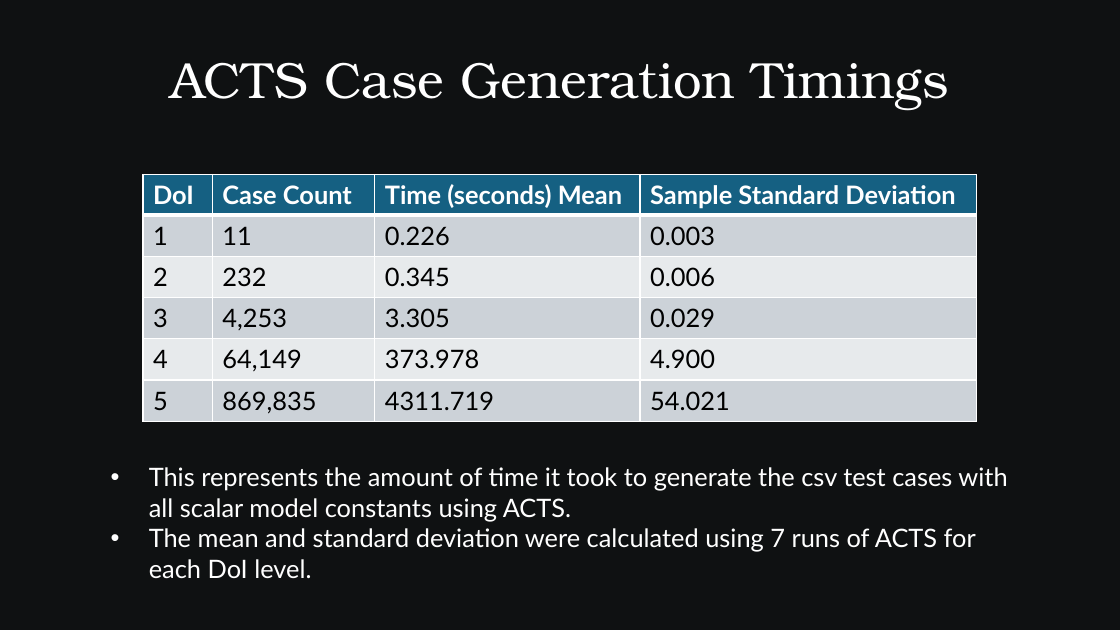
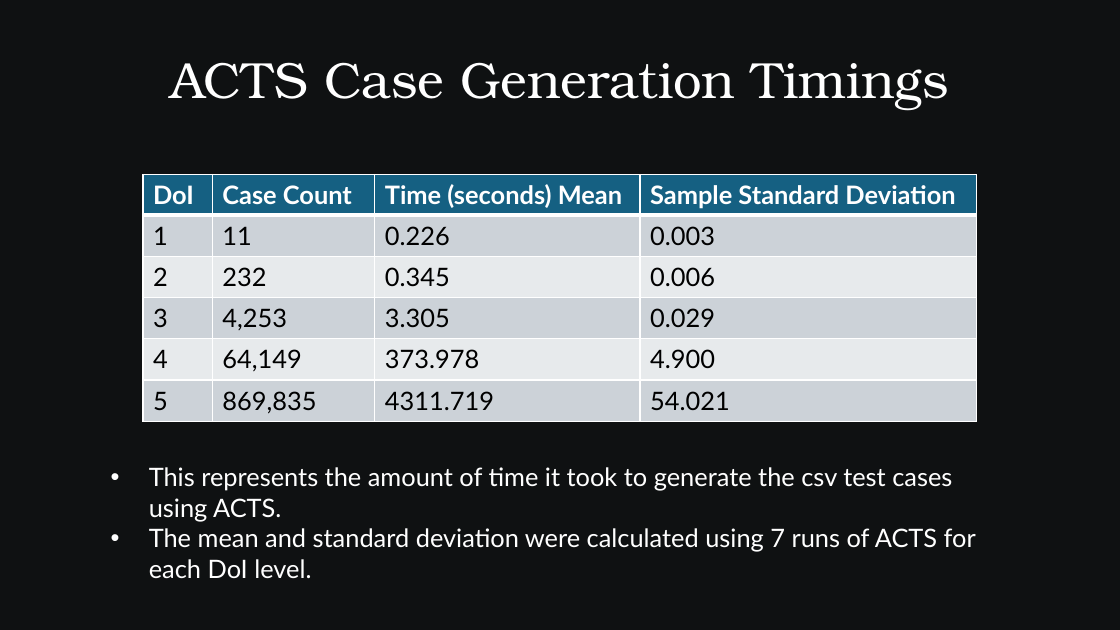
Before and after one commit to SamAllen06/lake_temp_work, a slide deck: slide 40 of documentation/for_collaborators/AnalysisOverview.pptx. Drawn at 1120x630 pixels with LibreOffice and Linux fonts; fonts in the diff are those of the drawing. Boxes give left, top, right and bottom in pixels: in the first picture for what was removed or moved away, otherwise in the second. Text is boxed around its words. In the diff, an @@ line names an element or a change of style, - is before the commit and + after.

```diff
--- a/documentation/for_collaborators/AnalysisOverview.pptx
+++ b/documentation/for_collaborators/AnalysisOverview.pptx
@@ text at box(149, 467, 952, 521): text changed @@
-• This represents the amount of time it took to generate the csv test cases with all scalar model constants using ACTS.
+• This represents the amount of time it took to generate the csv test cases using ACTS.
```
Also in this commit, not shown: 9 other slides changed, 3 other files.
